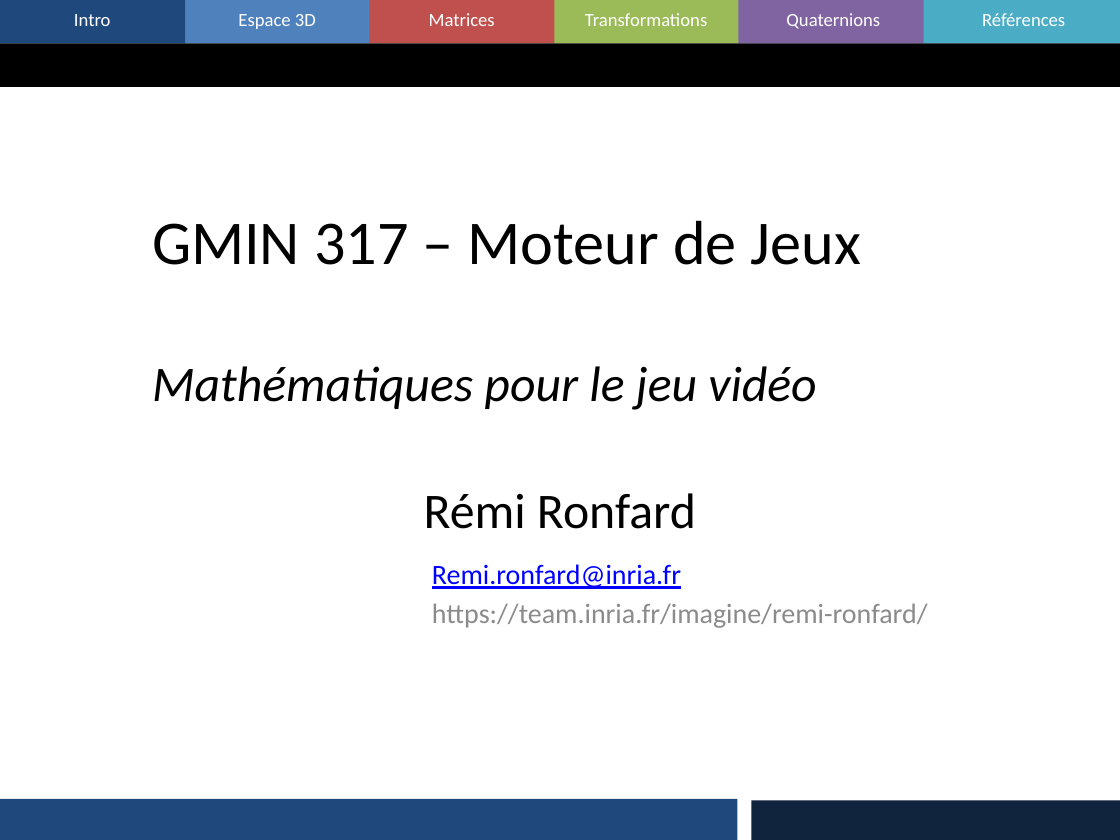
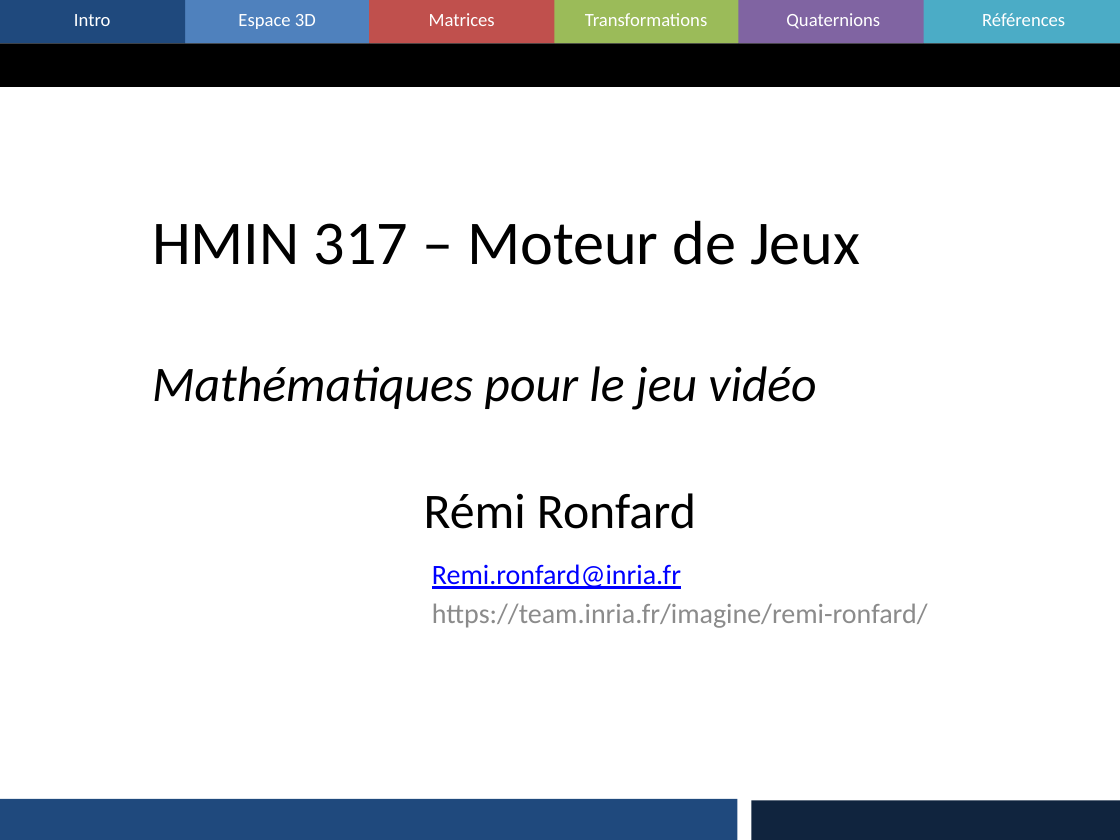
Before and after one commit to master-imagina/hmin317, a slide deck: slide 1 of 2017_05_Maths.pptx. Drawn at 1120x840 pixels with LibreOffice and Linux fonts; fonts in the diff are those of the drawing. Boxes give left, top, right and bottom in pixels: in the first picture for what was removed or moved away, otherwise in the second. Text is boxed around its words. In the diff, an @@ line names an element or a change of style, - is before the commit and + after.

```diff
--- a/2017_05_Maths.pptx
+++ b/2017_05_Maths.pptx
@@ title at bbox=[152, 220, 860, 410]: text changed @@
-GMIN 317 – Moteur de Jeux
-Mathématiques pour le jeu vidéo
+HMIN 317 – Moteur de Jeux
+Mathématiques pour le jeu vidéo
```
Also in this commit, not shown: 30 other slides changed, 5 other files.
